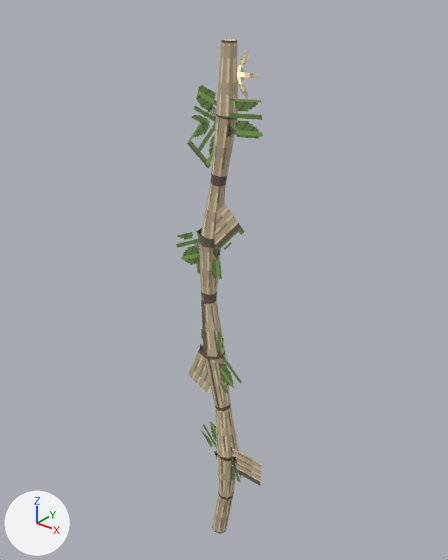
An edit to the glTF model to-rust-as-we-fall/resources/models/flora/flora_climbvine.gltf, drawn before and after from the same camera.
Camera for both pictures: a camera (50 mm lens) standing at (1.88, -2.3, 3.24) and looking at (-0.04, 0.1, 1.75). Every picture has the same lights, and +X, +Y and +Z are marked at lower left. The first picture is the older version. Vertices at exactly the same position are counted once.

Script lines for the objects in view, before the commit:
```python
me_climbvinerigged = bpy.data.meshes.new('ClimbvineRigged')
me_climbvinerigged.from_pydata(...)  # 196 vertices, 182 faces; spans x -0.29..0.33, y -0.07..0.07, z -0.01..3.05
me_climbvinerigged.materials.append(mat_climbvineriggedtex)
ob_climbvinerigged = bpy.data.objects.new('ClimbvineRigged', me_climbvinerigged)
ob_climbvinerigged.location = (0.0, 0.0, 0.0)
```
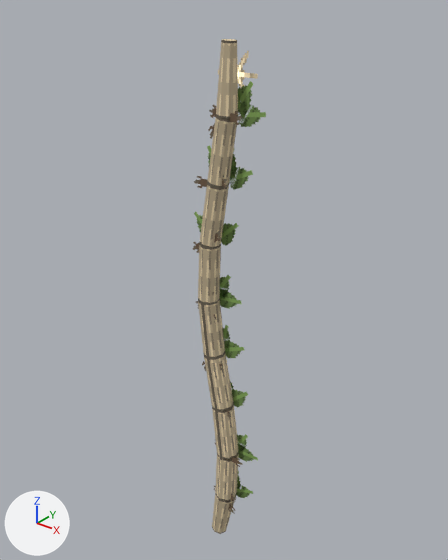
Commit message: fix: a tended Climbvine breaks out in leaf

Boxes (x1, y1, x2, y2) around the edits, measured in the pictures (448 x 560 px):
'ClimbvineRigged', reshaped (16% narrower): before (176, 39, 263, 534); after (193, 39, 266, 534)
part 1 of me_climbvinerigged, rebuilt (not visible afterwards): before (195, 243, 222, 279)
part 2 of me_climbvinerigged, rebuilt: before (176, 230, 202, 265); after (193, 242, 199, 253)
part 3 of me_climbvinerigged, rebuilt: before (198, 204, 245, 257); after (214, 230, 222, 243)
part 4 of me_climbvinerigged, rebuilt: before (187, 105, 234, 168); after (208, 118, 223, 139)
part 5 of me_climbvinerigged, rebuilt: before (192, 85, 217, 131); after (209, 105, 216, 118)
part 6 of me_climbvinerigged, rebuilt: before (223, 99, 263, 139); after (223, 111, 242, 125)
part 7 of me_climbvinerigged, built on: before (200, 329, 234, 534); after (194, 81, 266, 534)
part 8 of me_climbvinerigged, surface changed: before (188, 116, 261, 499); after (198, 116, 243, 514)

Patch to the scene script:
```diff
--- a/to-rust-as-we-fall/resources/models/flora/flora_climbvine.gltf.py
+++ b/to-rust-as-we-fall/resources/models/flora/flora_climbvine.gltf.py
@@ me_climbvinerigged @@
 # used by ob_climbvinerigged; location = (0.0, 0.0, 0.0)
-me_climbvinerigged.from_pydata(...)  # 196 vertices, 182 faces; spans x -0.29..0.33, y -0.07..0.07, z -0.01..3.05
+me_climbvinerigged.from_pydata(...)  # 340 vertices, 254 faces; spans x -0.24..0.26, y -0.07..0.07, z -0.01..3.05
+# me_climbvinerigged part 1: the loose piece of 4 vertices spanning x -0.14..0.04, y -0.03, z 1.82..2.01 is rebuilt with 4 vertices and now spans x -0.1..0.0, y -0.03, z 1.9..2.0
+# me_climbvinerigged part 2: the loose piece of 4 vertices spanning x -0.29..-0.02, y -0.03, z 1.83..2.08 is rebuilt with 4 vertices and now spans x -0.18..-0.03, y -0.03, z 1.91..2.05
+# me_climbvinerigged part 3: the loose piece of 4 vertices spanning x -0.12..0.19, y -0.03, z 1.94..2.25 is rebuilt with 4 vertices and now spans x -0.09..0.08, y -0.03, z 1.97..2.14
+# me_climbvinerigged part 4: the loose piece of 4 vertices spanning x -0.17..0.12, y -0.03, z 2.41..2.72 is rebuilt with 4 vertices and now spans x -0.07..0.1, y -0.03, z 2.52..2.7
+# me_climbvinerigged part 5: the loose piece of 4 vertices spanning x -0.14..0.08, y -0.03, z 2.59..2.8 is rebuilt with 4 vertices and now spans x -0.05..0.07, y -0.03, z 2.62..2.74
+# me_climbvinerigged part 6: the loose piece of 4 vertices spanning x 0.05..0.28, y -0.03, z 2.58..2.77 is rebuilt with 4 vertices and now spans x 0.05..0.18, y -0.03, z 2.62..2.73
+# me_climbvinerigged part 7
+# 1 vertex is removed from x -0.11, y -0.03, z 1.51
+# 6 faces are deleted
+# 6 vertices in x -0.07..0.05, y 0.04..0.05, z 0.33..1.67 move by (0.0, 0.02, 0.0)
+# 6 vertices in x -0.11..0.01, y 0.0, z 0.34..1.67 move by (-0.02, 0.0, 0.0)
+# 5 vertices in x -0.03..0.1, y 0.0, z 0.33..1.67 move by (0.02, 0.0, 0.0)
+# 4 vertices in x -0.07..0.05, y -0.05..-0.04, z 0.33..1.67 move by (0.0, -0.02, 0.0)
+# 4 vertices in x 0.0..0.03, y -0.05..-0.04, z 1.0..2.33 move by (0.0, -0.01, 0.0)
+# 4 vertices in x -0.1..-0.03, y 0.03, z 1.66..2.34 move by (-0.01, 0.01, 0.0)
+# 58 vertices move from x -0.21..0.33, y -0.03..0.04, z 0.33..2.34 to x -0.11..0.21, y -0.05..0.05, z 0.19..2.34
+# 135 vertices are added at x -0.24..0.26, y -0.03..0.05, z 0.27..2.87
+# 5 new vertices lie (0.11, 0.0, 0.16) away from vertices in x -0.12..0.12, y 0.04..0.05, z 0.63..2.7
+# 5 new vertices lie (0.09, 0.0, -0.04) away from vertices in x -0.13..0.05, y -0.03, z 1.05..1.8
+# 78 new faces join them
+# me_climbvinerigged part 8: 120 kept faces spanning x -0.13..0.21, y -0.07..0.07, z -0.01..2.68 get new texture (UV) coordinates
 me_climbvinerigged.materials.append(mat_climbvineriggedtex)
```
